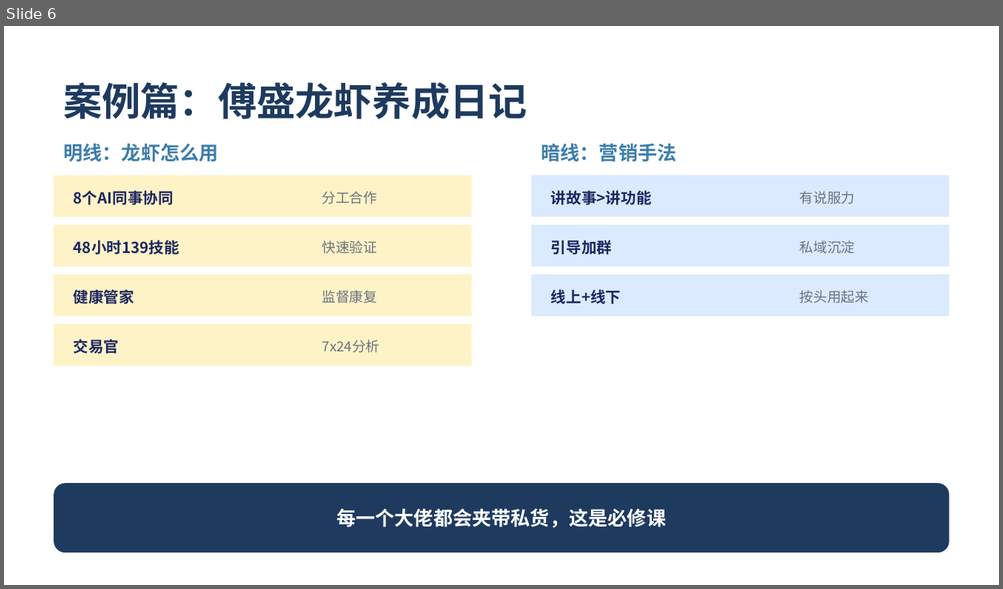
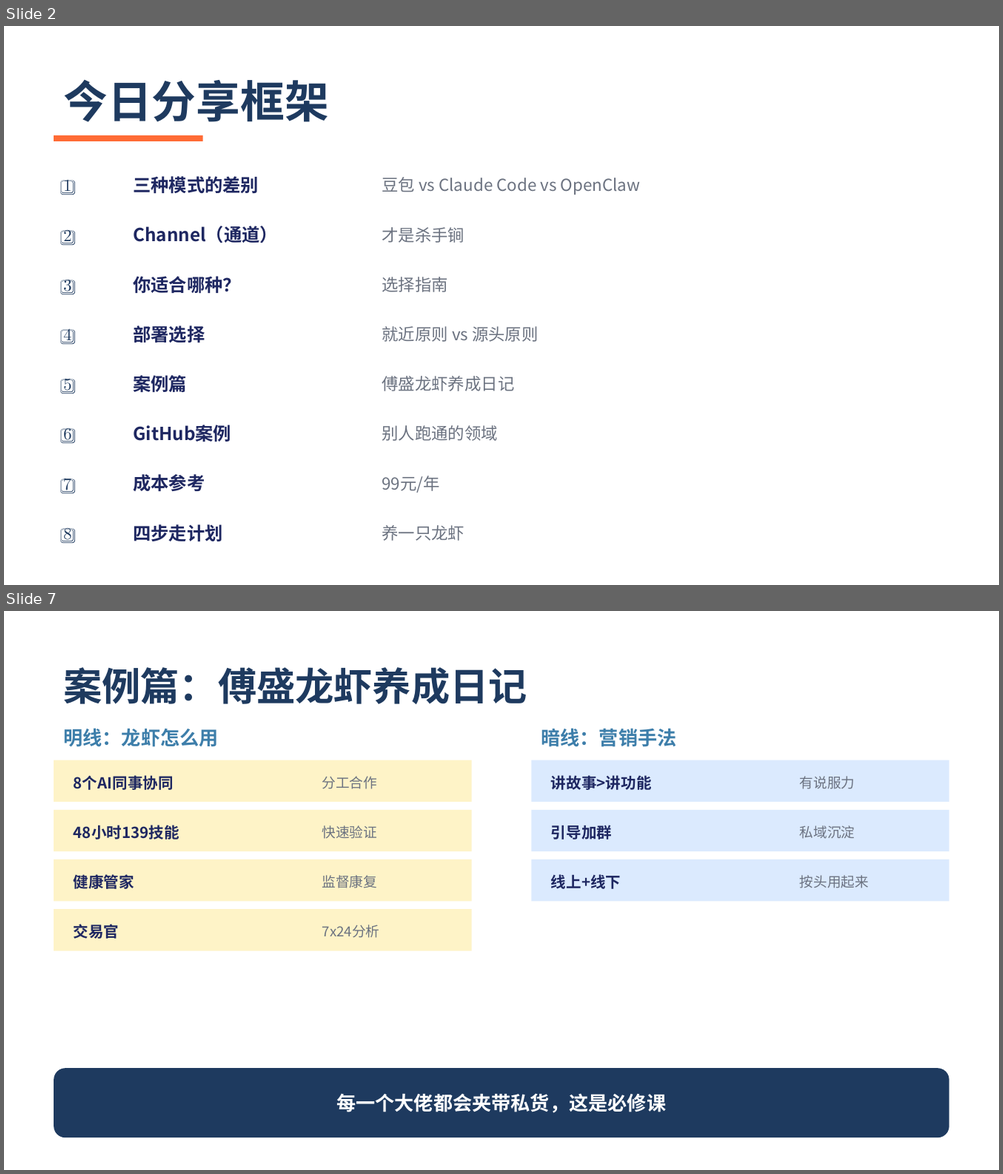
Before and after one commit to lingling1989r/Openclaw4OPC, a slide deck: DAY01_认知与案例.pptx. Shown one above the other, each under a label of ours: slide 6 before the commit, slides 2 and 7 after it; the slides between them are not shown. The pictures are 1003x589 and 1003x1174 pixels, drawn with LibreOffice and Linux fonts; fonts in the diff are those of the drawing. Boxes give left, top, right and bottom in pixels: in the first picture for what was removed or moved away, otherwise in the second. Text is boxed around its words. In the diff, an @@ line names an element or a change of style, - is before the commit and + after.

Commit message:
更新PPT：新增目录页（共11页），文案开头增加框架目录

```diff
--- a/DAY01_认知与案例.pptx
+++ b/DAY01_认知与案例.pptx
@@ slide 2 added at [4, 26, 999, 585], background #FFFFFF @@
@@ text added at [63, 80, 328, 122], 32 pt, text #1E3A5F, bold @@
+今日分享框架
@@ rectangle added at [54, 136, 203, 141], fill #FF6B35 @@
@@ text added at [63, 180, 71, 195], 12 pt, text #1E3A5F, bold @@
+1️⃣
@@ text added at [133, 176, 259, 193], 13 pt, text #1E2761, bold @@
+三种模式的差别
@@ text added at [381, 177, 640, 195], 12 pt, text #6B7280 @@
+豆包 vs Claude Code vs OpenClaw
@@ text added at [63, 230, 71, 245], 12 pt, text #1E3A5F, bold @@
+2️⃣
@@ text added at [133, 226, 277, 244], 13 pt, text #1E2761, bold @@
+Channel（通道）
@@ text added at [381, 227, 464, 243], 12 pt, text #6B7280 @@
+才是杀手锏
@@ text added at [63, 280, 71, 295], 12 pt, text #1E3A5F, bold @@
+3️⃣
@@ text added at [133, 276, 240, 294], 13 pt, text #1E2761, bold @@
+你适合哪种？
@@ text added at [381, 277, 448, 292], 12 pt, text #6B7280 @@
+选择指南
@@ text added at [63, 329, 71, 344], 12 pt, text #1E3A5F, bold @@
+4️⃣
@@ text added at [133, 326, 205, 343], 13 pt, text #1E2761, bold @@
+部署选择
@@ text added at [381, 326, 538, 342], 12 pt, text #6B7280 @@
+就近原则 vs 源头原则
@@ text added at [63, 379, 71, 394], 12 pt, text #1E3A5F, bold @@
+5️⃣
@@ text added at [133, 375, 187, 392], 13 pt, text #1E2761, bold @@
+案例篇
@@ text added at [381, 376, 514, 392], 12 pt, text #6B7280 @@
+傅盛龙虾养成日记
@@ text added at [133, 425, 231, 442], 13 pt, text #1E2761, bold @@
+GitHub案例
@@ text added at [63, 429, 71, 443], 12 pt, text #1E3A5F, bold @@
+6️⃣
@@ text added at [381, 426, 498, 441], 12 pt, text #6B7280 @@
+别人跑通的领域
@@ text added at [63, 479, 71, 494], 12 pt, text #1E3A5F, bold @@
+7️⃣
@@ text added at [133, 474, 205, 492], 13 pt, text #1E2761, bold @@
+成本参考
@@ text added at [381, 476, 439, 493], 12 pt, text #6B7280 @@
+99元/年
@@ text added at [63, 528, 71, 543], 12 pt, text #1E3A5F, bold @@
+8️⃣
@@ text added at [133, 525, 222, 543], 13 pt, text #1E2761, bold @@
+四步走计划
@@ text added at [381, 526, 464, 541], 12 pt, text #6B7280 @@
+养一只龙虾
@@ what was slide 6 is now slide 7 @@
```
Also in this commit, not shown: 7 slides changed, 1 other file.
